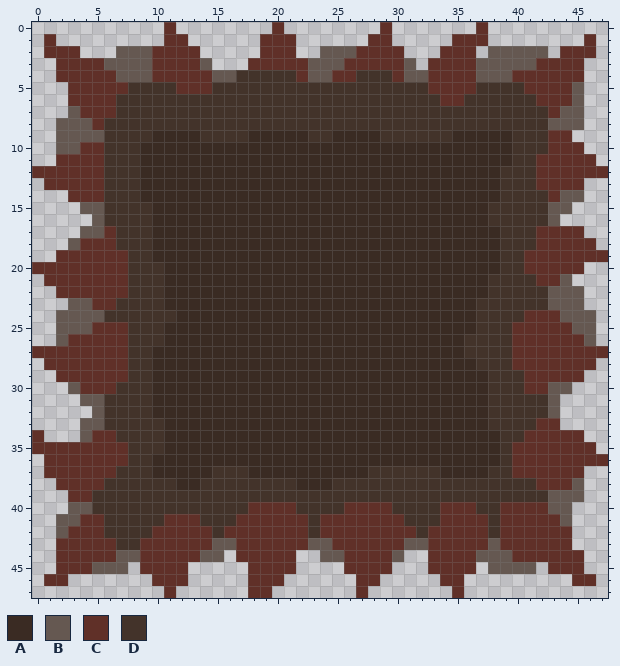
Pixel-art sprite -- Assets/Sprites/blocks_spikes.png. Above is the file before it was changed.
The file is 48x48 pixels. Colours within 5 levels of each other are drawn and written as one.
Palette (. is transparent): A #3a2b23  B #655851  C #603028  D #43332a
Pixels before, first column x 0:
 0 ...........C........C........C.......C..........
 1 .C.........CC......CCC......CC.....CCC........C.
 2 .CCC...BBBCCCC.....CCC..BBBCCCC...CCC.BBBBB.CCC.
 3 ..CCCCBBBBCCCCB...CCCCCBBBCCCCCB.CCCCBBBBBCCCC..
 4 ..CCCCCBBBCCCCCBBDDDDDCBBCCDDDCBBCCCCBBBCCCCCC..
 5 ...CCCCCDDDDCCCDDDDDDDDDDDDDDDDDDCCCCDDDDCCCCB..
 6 ...CCCCDDDDDDDDDDDDDDDDDDDDDDDDDDDCCDDDDDDCCCB..
 7 ...BCCCDDDDDDDDDDDDDDDDDDDDDDDDDDDDDDDDDDDDCBB..
 8 ..BBBCDDDDDDDDDDDDDDDDDDDDDDDDDDDDDDDDDDDDDBBB..
 9 ..BBBBDDDDAAAADDDDAAAAADDAAAADDDDDDAAAAADDDCC...
10 ..BBCCDDDAAAAAAAAAAAAAAAAAAAAAAAAAAAAAAADDDCCC..
11 ..CCCCDDDAAAAAAAAAAAAAAAAAAAAAAAAAAAAAAADDCCCCC.
12 CCCCCCDDDAAAAAAAAAAAAAAAAAAAAAAAAAAAAAADDDCCCCCC
13 .CCCCCDDDAAAAAAAAAAAAAAAAAAAAAAAAAAAAAADDDCCCC..
14 ...CCCDDDAAAAAAAAAAAAAAAAAAAAAAAAAAAAAADDDDCBB..
15 ....BBDDDDAAAAAAAAAAAAAAAAAAAAAAAAAAAADDDDDBB...
16 .....BDDDDAAAAAAAAAAAAAAAAAAAAAAAAAAAADDDDDB....
17 ....BBCDDDAAAAAAAAAAAAAAAAAAAAAAAAAAAAADDDCCCC..
18 ...BCCCDDDAAAAAAAAAAAAAAAAAAAAAAAAAAAAADDDCCCCC.
19 ..CCCCCCDDAAAAAAAAAAAAAAAAAAAAAAAAAAAAADDCCCCCCC
20 CCCCCCCCDDDAAAAAAAAAAAAAAAAAAAAAAAAAAAADDCCCCC..
21 .CCCCCCCDDDAAAAAAAAAAAAAAAAAAAAAAAAAAADDDDCCB...
22 ..CCCCCCDDDAAAAAAAAAAAAAAAAAAAAAAAAAAADDDDDBBB..
23 ...BBCCDDDDAAAAAAAAAAAAAAAAAAAAAAAAAADDDDDDBBB..
24 ..BBBBDDDDDDAAAAAAAAAAAAAAAAAAAAAAAAADDDDCCCBBB.
25 ..BBBCCCDDDAAAAAAAAAAAAAAAAAAAAAAAAAADDDCCCCCBB.
26 ..BCCCCCDDDAAAAAAAAAAAAAAAAAAAAAAAAADDDDCCCCCCB.
27 CCCCCCCCDDAAAAAAAAAAAAAAAAAAAAAAAAAADDDDCCCCCCCC
28 .CCCCCCCDDAAAAAAAAAAAAAAAAAAAAAAAAAAADDDCCCCCCC.
29 ..CCCCCCDDAAAAAAAAAAAAAAAAAAAAAAAAAAAADDDCCCCC..
30 ...BCCCDDDAAAAAAAAAAAAAAAAAAAAAAAAAAAADDDCCBB...
31 ....BBDDDDAAAAAAAAAAAAAAAAAAAAAAAAAAAADDDDDB....
32 .....BDDDDAAAAAAAAAAAAAAAAAAAAAAAAAAAADDDDDB....
33 ....BBDDDDDAAAAAAAAAAAAAAAAAAAAAAAAAAADDDDCC....
34 C...BCCDDDDAAAAAAAAAAAAAAAAAAAAAAAAAAAADDCCCCC..
35 CCCCCCCCDDDAAAAAAAAAAAAAAAAAAAAAAAAAAAADCCCCCCC.
36 .CCCCCCCDDAAAAAAAAAAAAAAAAAAAAAAAAAAAAADCCCCCCCC
37 .CCCCCCDDDAAAAADDDAAAAAAAAAADDDDDDAAAADDCCCCCC..
38 ..CCCCDDDDDDAADDDDDDDDAAADDDDDDDDDDDDDDDDDCCCB..
39 ...CCDDDDDDDDDDDDDDDDDDDDDDDDDDDDDDDDDDDDDDBBB..
40 ...BBDDDDDDDDDDDDDCCCCDDDDCCCCDDDDCCCDDCCCCBB...
41 ..BBCCDDDDDCCCDDDCCCCCCDCCCCCCCDDDCCCCDCCCCCB...
42 ..BCCCDDDDCCCCCDCCCCCCCDCCCCCCCCDCCCCCDCCCCCC...
43 ..CCCCCDDCCCCCCBBCCCCCCBBCCCCCCBBCCCCCBCCCCCC...
44 ..CCCCCBBCCCCCBB.CCCCC..BBCCCCB..CCCCBBBCCCCCC..
45 ..CCCBBB.CCCC.....CCCC....CCCC...CCCC.BBBB.CCC..
46 .CC.......CCC.....CCC......CC.....CC.........CC.
47 ...........C......CC.......C.......C............
After the commit:
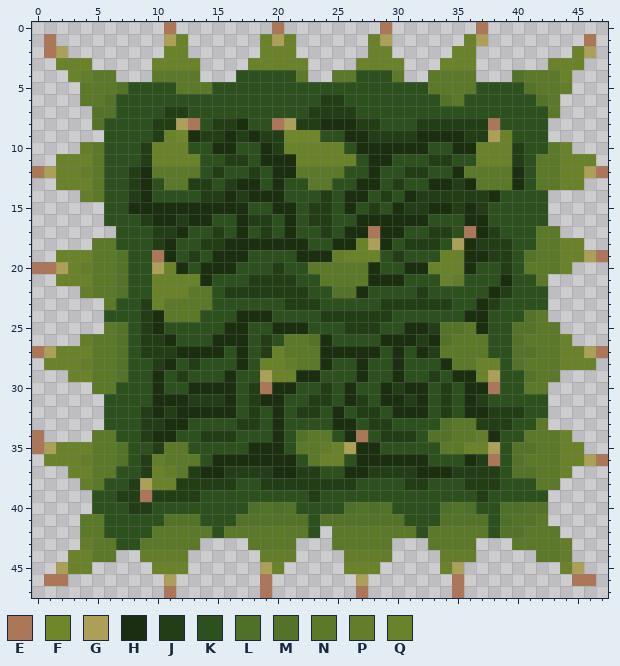
Colours new in this view: E #ac7659  F #70862a  G #aca059  H #1b2f10  J #233e16  K #2c501e  L #4f7028  M #557229  N #5c7829  P #647d2a  Q #6a822a
Difference:
Changed rows in their new state; - is an unchanged pixel.
first column x 0:
 0 -----------E--------E--------E-------E----------
 1 -E---------GQ------QGQ------QG-----.QG--------E-
 2 -EG.---....QQ.-----QQQ--....QQ.---.QQ-.....-.QG-
 3 --QQQ.....QQQQ.---QQQQQ....QQQQ.-.QQQ......QQQ--
 4 --.QPNN...NNNN...KKKKKN..NNKKKN..NNNN...MNNNQ.--
 5 ---.NNNMKKKKNNNKKKKKKKKKKKKKKKKKKNNNNKKKKMNNP.--
 6 ---.NNMKKKKKKKKKKKKKKKKKJJKKKKKKKKMNKKKKKKMN..--
 7 ---..MMKKKKJJKKKKKKKKKKJJJJKKKKKKKKKKKKKKKKN..--
 8 --...MKKKKJJGEKJJHKKEGJJHHHJJKKKJJJJJJEKKKK...--
 9 --....KKKKJQFHJJHJHJJFFFKKHHJJJJHHHHJJGQKKK..---
10 --..PNKKKJQQQKKHHKKHJQQQQQKHHHHHHKKHHQQQJKKNQ.--
11 --QQQNKKKJQQQQKKJJKHHHQQQQQKHHKKKJJKKQQQJKNNQQQ-
12 EGQQPNKKJHNNNNKJKKJKHHNNNNKKHKKJJKKHNNNNHKNNQQGE
13 -.QQQNKKJHKNNJJKJHHKHKKNNKKHHKJKKHHJHNNNHKNNQQ--
14 ---.PNKKJHKKKKJJHJHHHKKKJKHHKJKHJJJJJJHKKKK...--
15 ----..KKHHHHHHHHHHKKHHKJJKHKJKHJJHHJHJKKKKK..---
16 -----.KKKJHHJHHKKHJJKHKJJKKHHHHHHKKKHHKKKKK.----
17 ----...KKKJJHKKJKHKJKHKKJKHHEHHKKJJKEHJKKKNN..--
18 ---..NNKKKJHKKJJHHHHHHHKKHHQGHKJJJKGHJJJKKNNQQ.-
19 --QQQNNMKKEHKJKHHHKKKKHHHPQQQKJKKKQQHHJJKMNNQQGE
20 EEGQPNNMKKGQHKHHHKKKJKKNNNNNHKKHHQQQHKKJKNNNQ.--
21 -.QQQNNMKKQQQQHKKKJJJJKKNNNNHHHKKKQPKKKHKKN..---
22 --..PNNMKKQQQNNKJJJJJJJKKMMHKKKKJKKKKKHJKKK...--
23 ---...NKKJQNNNNKKKKKKJJJKKKKKJJJJJJKKHJKKKK...--
24 --....KKKJHNNNKKKHHHKKKKJJJJJJKKKKKKHHKKKMN....-
25 --....NMKJHKKKKKHHKKHHHKKKJJJKKHHJMMNHKKMMNN...-
26 --..PNNMKJJHKKKHHHKJKNNMHKKKKHHHJHMNNNKKMNNNQ..-
27 EGQQQNNMKJJJHHHHKHKJQNNNHHHHHKHKHJNNNNKKMMNNQQGE
28 -QQQPNNMKKJHKJKKKHKQQPNNHKKHKKHKKKHNNQQKMNNNQQQ-
29 --.QQNNMKKHKJKKKHKKGQQHHKKKHKKHKKJKHHQGKKMNN..--
30 ---..NNKKKHKKHHHHKJEHHKKJKHKKHJHHKJKHHEKKNN..---
31 ----..KKKKHHHJJJHKJHHKKJJKHJKHHJHKJKHJKKKKK.----
32 -----.KKKJHJHHHHHKJKHKJJKHKJJKHHHKJKHHJJJKK.----
33 ----..KKKJJHHKKKKJJKHKKKKHHKJJKKKKMNNJJJKKN.----
34 E---.NNKKJHHKKJJJKKKHKMNNKHEKJJJKMMNNPHKKNNNQ.--
35 EGQQQNNMKKJNNKKKKKHHHKNNPQGHHKKKKKNNQQGKMMNNQQ.-
36 -QQQPNNMKJPNNNKHHHHHHHKNQQKHHHHHHKKKHJEKMNNNQQGE
37 -..QQNNKKJQPNJHHJJJJHHJJKKHHJJJJHHHJJJJKMMNNQ.--
38 --..PNKKJGQQJJJJJKKJJJJJJJJKKKKJJKKKJJJKKKNN..--
39 ---..KKJJEJJJJKKKKKKKKKJKKKKKKKKKKKKKJKKKKK...--
40 ---..KKKJJKKKKKKKKLMLMKKKKLMLMKKKKLMLKKLLMM..---
41 --..NNKKKKKMMMKKKMMMMMMKMMMMMMMKKKMMMMKLMMN..---
42 --..NNKKKKNNNNNKNNNNNNNK.NNNNNNNKNNNNNKMMNNN.---
43 --..PNNKKNNNNN....NNNN...NNNNN...NNNN...NNNNP---
44 --.QQNN..PPPP...-..PPP--..PPPP.--.PPP.....NNP.--
45 --GQQ...-.QQQ-----.GQ.----QQQ.---.QG.-....-.QG--
46 -EE-------.G.-----.E.------G.-----.E---------EE-
47 -----------E------.E-------E-------E------------
Changed places in both pictures, as pixel boxes (x1, y1, x2, y2):
changed: (32, 22, 608, 598)
